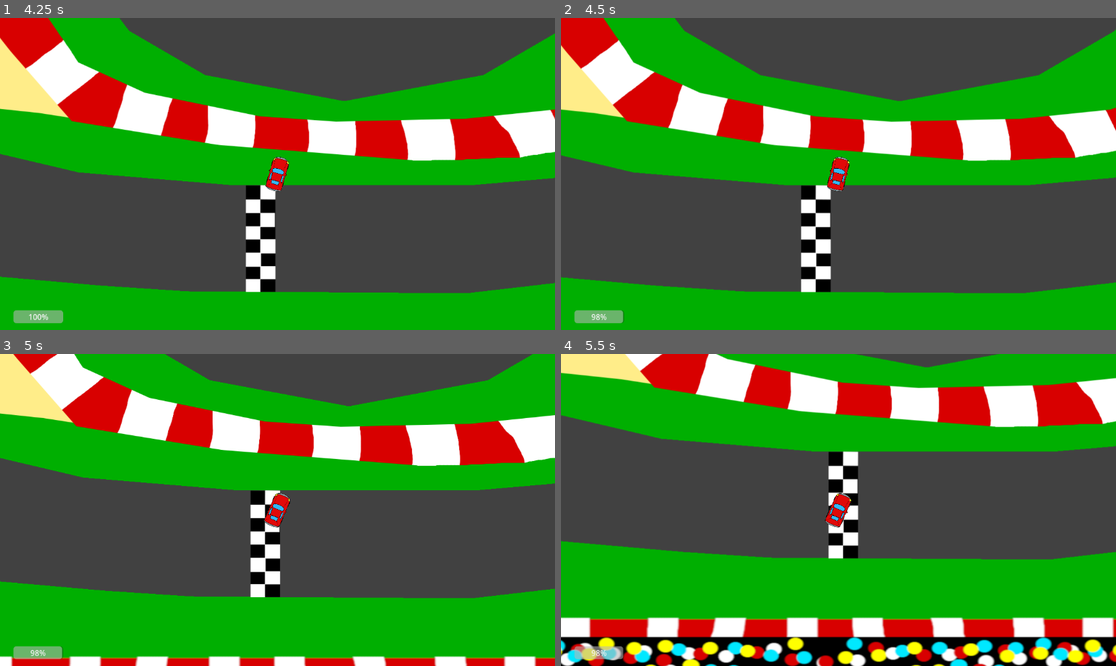
Above: before the commit, frames 1-4 (two rows, left to right).
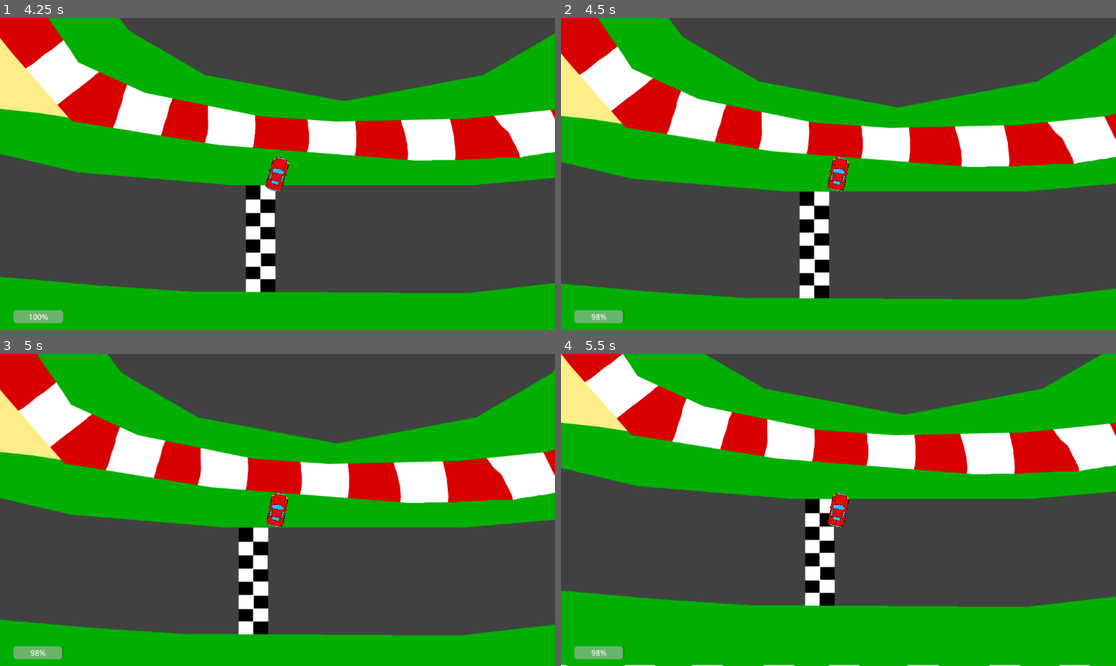
Above: after the commit, the same moments.

Repository: gnol-on-the-beat/Mario-kart-test
Game: Godot game, scene res://levesl/game level.tscn
The game is run twice, just before and just after one commit, with the same random seed, the same clock (stepped at 60 frames per second) and the same inputs.
Inputs:
- Up to frame 1 (4.25 s): tap Enter at 0.5 s; hold D (turn_right) 0.53-1.28 s; hold Space (drift) 0.53-1.28 s; hold S (brake) 1.28-2.03 s; tap Shift (turbo) at 1.35, 2.85 s; hold D (turn_right) 2.03-2.78 s; hold Space (drift) 2.03-2.78 s; hold W (accelerate) 2.78-3.53 s; hold A (turn_left) from 3.53 s (still down); hold Space (drift) from 3.53 s (still down)
- Up to frame 2 (4.5 s): keep holding A (turn_left); release Space (drift) at 4.28 s; tap Shift (turbo) at 4.35 s
- Up to frame 3 (5 s): keep holding A (turn_left)
- Up to frame 4 (5.5 s): release A (turn_left) at 5.03 s; hold S (brake) from 5.03 s (still down); hold Space (drift) from 5.03 s (still down)

Frame 1 is identical in both runs. In frame 2, 13% of the frame differs, in the area x 0-100%, y 0-91%; in frame 3, 59%; in frame 4, 74%, in the area x 0-100%, y 0-100%.

Commit message:
fixed collision

Diff:
--- a/bil test/art/control.gd
+++ b/bil test/art/control.gd
@@ -122,9 +122,3 @@
 #interpolate drift tail
 #add skid mark texture
 #add grip zones on track based on underlag, or barriers
-
-
-
-func _on_bumpers_body_entered(body):
-	if body.is_in_group("Player"):
-		body.collide()
--- a/bil test/levesl/game level.tscn
+++ b/bil test/levesl/game level.tscn
@@ -51,7 +51,7 @@
 position = Vector2(499, -451)
 texture = ExtResource("4_ofng8")
 
-[node name="Bumpers" type="Area2D" parent="."]
+[node name="Bumpers" type="StaticBody2D" parent="."]
 
 [node name="Sprite2D" type="Sprite2D" parent="Bumpers"]
 position = Vector2(481, -466)
@@ -67,4 +67,3 @@
 texture = ExtResource("6_0yr28")
 
 [connection signal="fuel_changed" from="Car" to="CanvasLayer/TubroBar" method="_on_car_fuel_changed"]
-[connection signal="body_entered" from="Bumpers" to="Car" method="_on_bumpers_body_entered"]
